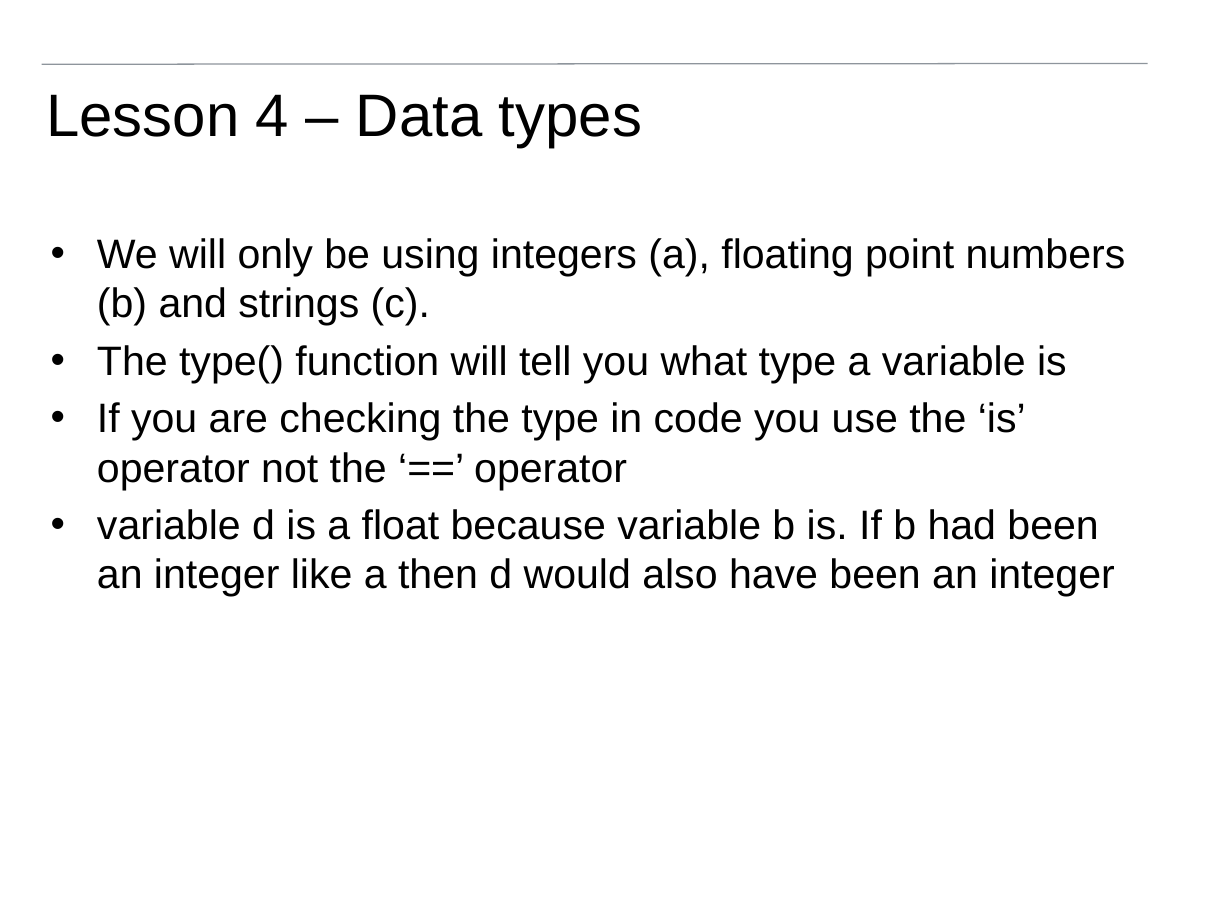
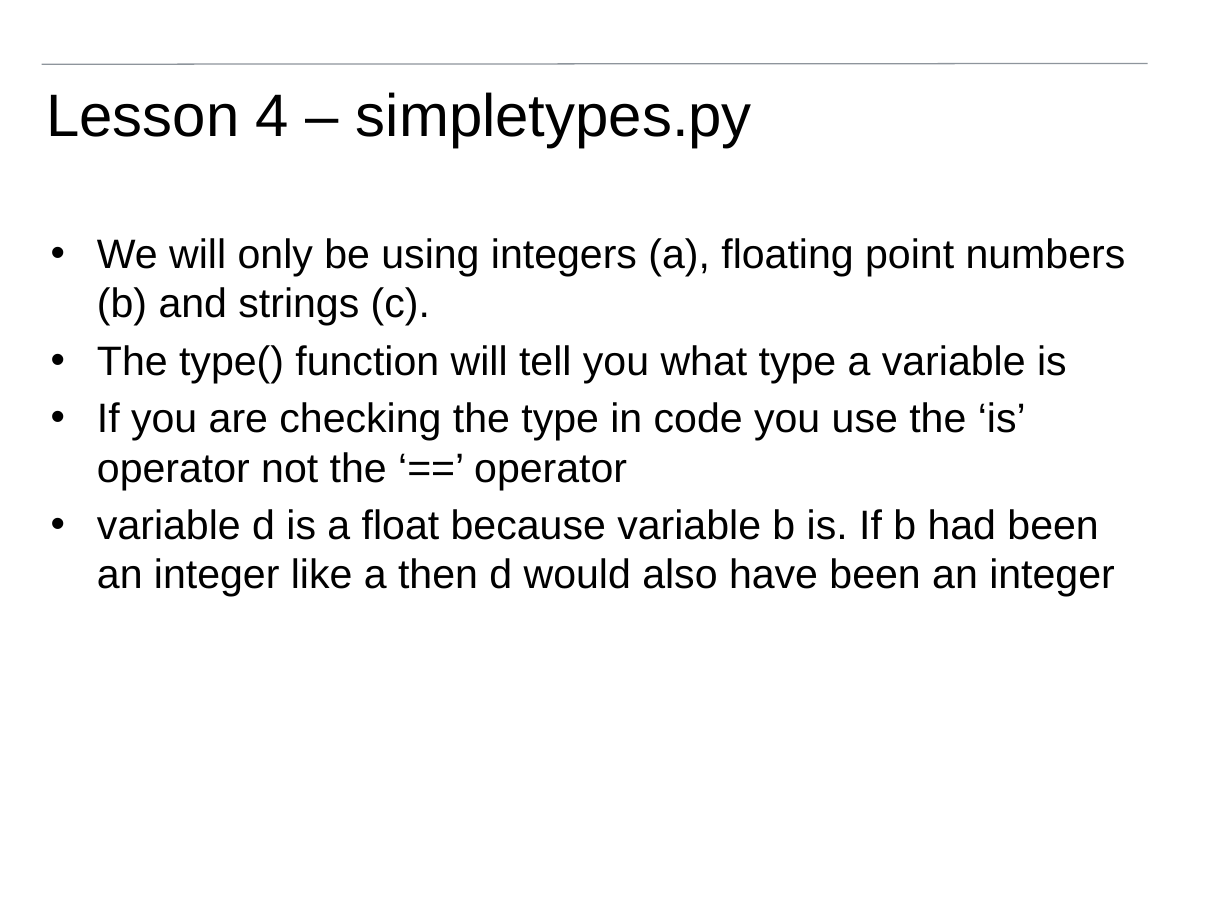
Before and after one commit to pfsmyth/Cambridge, a slide deck: slide 50 of lessons/Introduction to programming.pptx (slide 52 before the commit). Drawn at 1232x924 pixels with LibreOffice and Linux fonts; fonts in the diff are those of the drawing; background and template pictures are left out. Boxes give left, top, right and bottom in pixels: in the first picture for what was removed or moved away, otherwise in the second. Text is boxed around its words. In the diff, an @@ line names an element or a change of style, - is before the commit and + after.

```diff
--- a/lessons/Introduction to programming.pptx
+++ b/lessons/Introduction to programming.pptx
@@ title at <box>46,92,752,147</box>: text changed @@
-Lesson 4 – Data types
+Lesson 4 – simpletypes.py
```
Also in this commit, not shown: 42 other slides changed, 2 slides removed, 2 other files.
